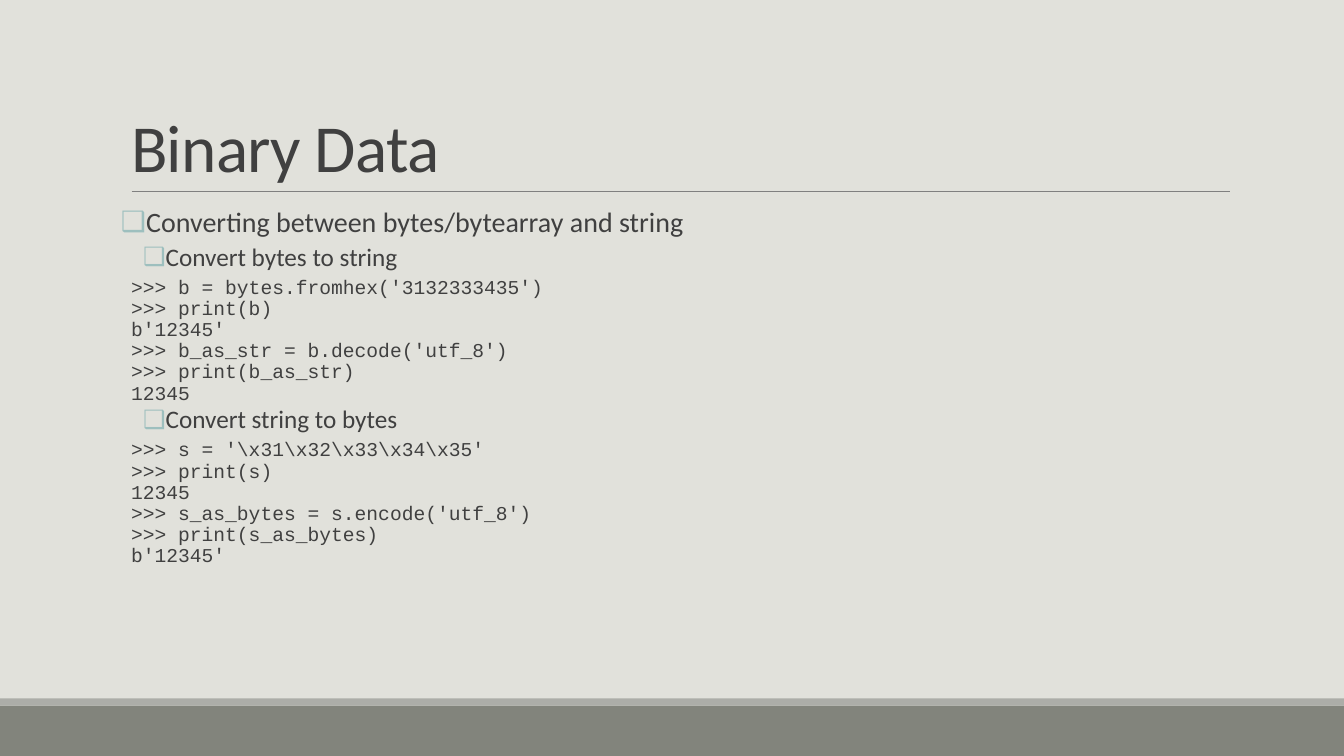
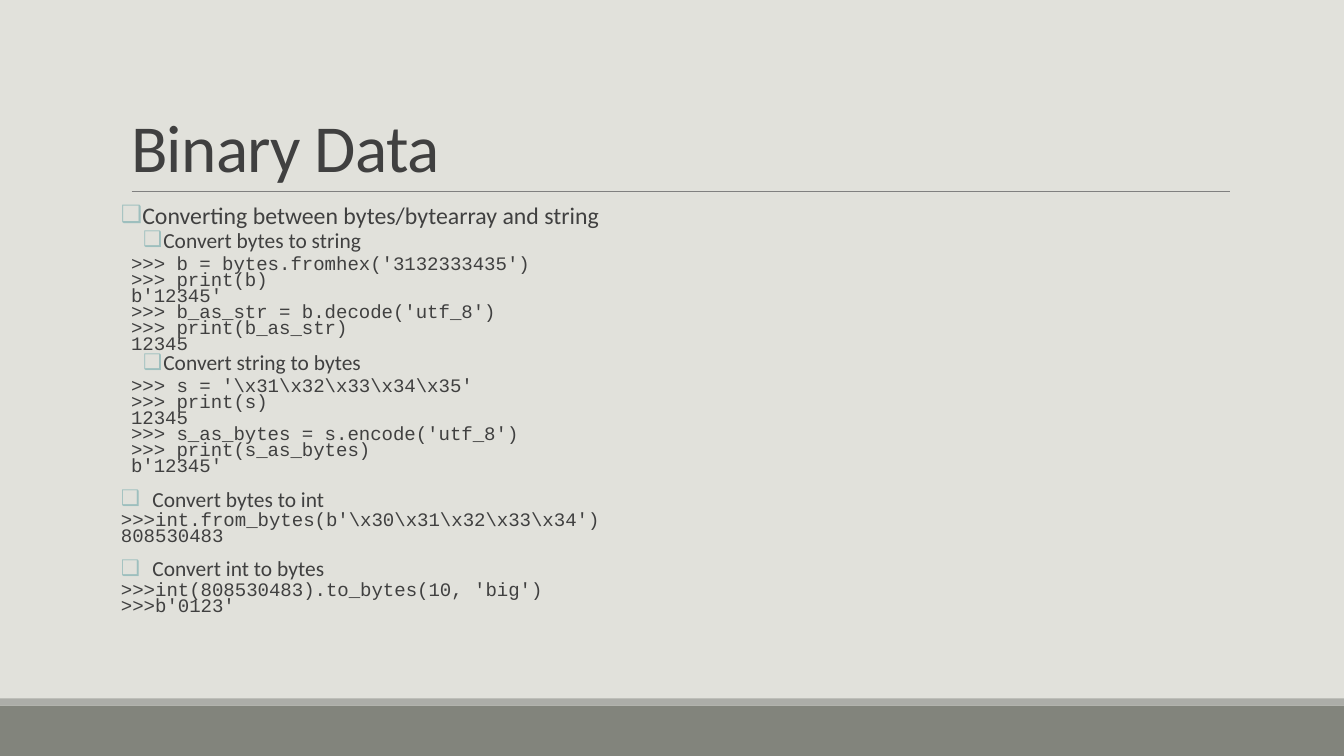
Before and after one commit to tslator/IntroToPython3, a slide deck: slide 52 of Introduction to Python 3.pptm. Drawn at 1344x756 pixels with LibreOffice and Linux fonts; fonts in the diff are those of the drawing. Boxes give left, top, right and bottom in pixels: in the first picture for what was removed or moved away, otherwise in the second. Text is boxed around its words. In the diff, an @@ line names an element or a change of style, - is before the commit and + after.

```diff
--- a/Introduction to Python 3.pptm
+++ b/Introduction to Python 3.pptm
@@ text at (x1=131, y1=207, x2=599, y2=472): size 20 to 17 pt in "Converting between bytes/bytearray and string"; size 18 to 15.3 pt in "Convert bytes to string", "Convert string to bytes"; size 14 to 13.6 pt in ">>> b = bytes.fromhex('3132333435')", ">>> print(b)", "b'12345'", ">>> b_as_str = b.decode('utf_8')" and 8 more places; line spacing 0.9 to 0.7 @@
@@ text at (x1=121, y1=492, x2=600, y2=612): paragraphs added @@
+  ❑ Convert bytes to int
+  >>>int.from_bytes(b'\x30\x31\x32\x33\x34')
+  808530483
+  ❑ Convert int to bytes
+  >>>int(808530483).to_bytes(10, 'big')
+  >>>b'0123'
```
Also in this commit, not shown: 20 other slides changed, 42 slides added, 1 slide removed, 15 other files.
